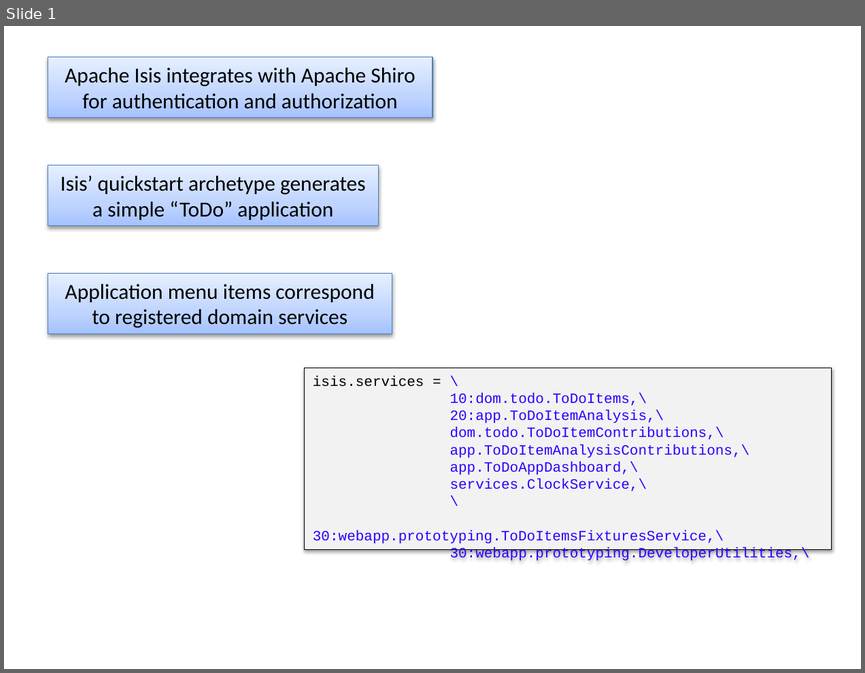
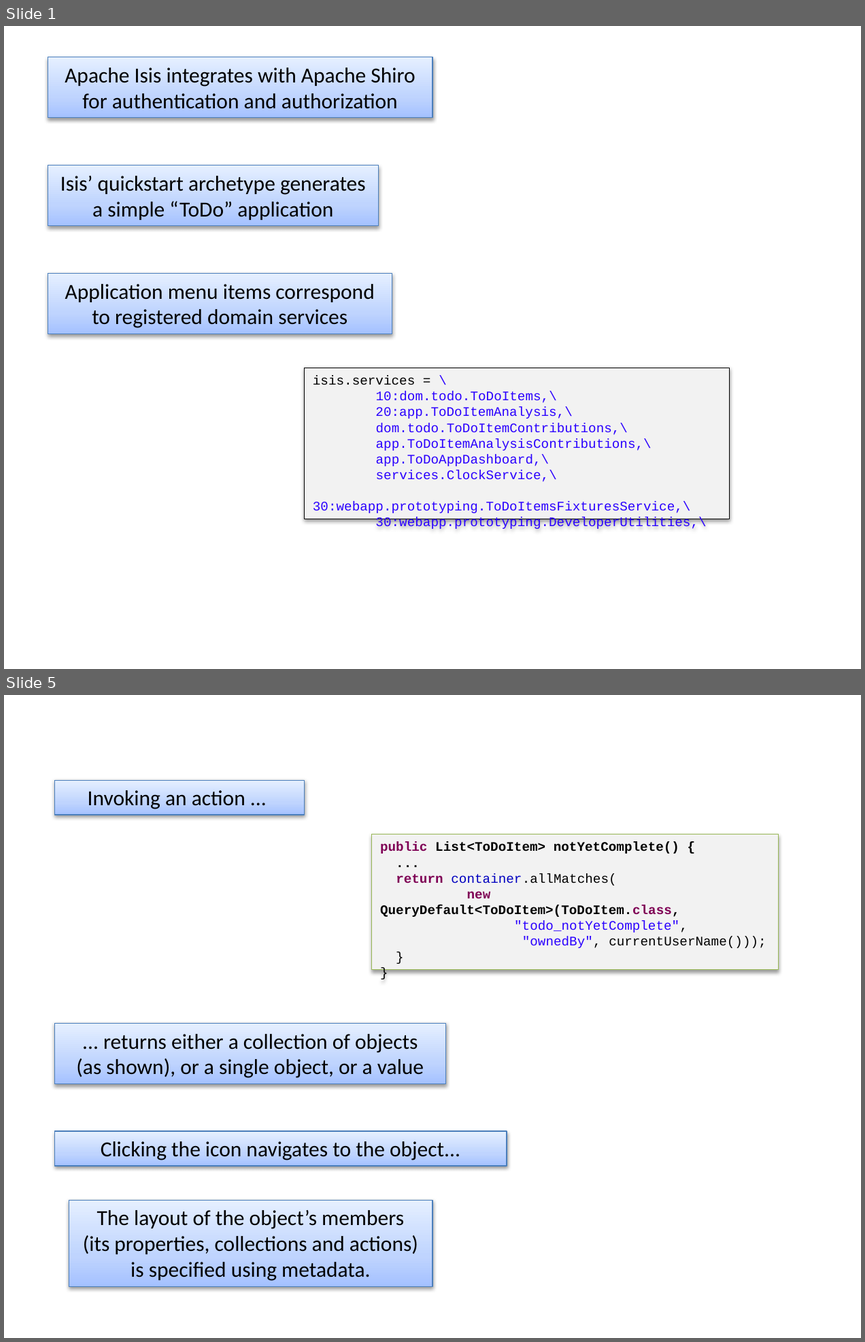
Before and after one commit to apache/causeway-site, a slide deck: content/images/screenshots2/screenshot-captions.pptx. Shown one above the other, each under a label of ours: slide 1 before the commit, slides 1 and 5 after it; the slides between them are not shown. The pictures are 865x673 and 865x1342 pixels, drawn with LibreOffice and Linux fonts; fonts in the diff are those of the drawing. Boxes give left, top, right and bottom in pixels: in the first picture for what was removed or moved away, otherwise in the second. Text is boxed around its words. In the diff, an @@ line names an element or a change of style, - is before the commit and + after.

```diff
--- a/content/images/screenshots2/screenshot-captions.pptx
+++ b/content/images/screenshots2/screenshot-captions.pptx
@@ slide 5 added at box(4, 695, 861, 1338), background #FFFFFF @@
@@ rectangle added at box(54, 780, 304, 814), fill gradient #A4C4FF to #BFD4FF to #E6EEFF, outline #4B7EBC 0.75 pt, 18 pt, text #000000 @@
+Invoking an action ...
@@ rectangle added at box(372, 834, 779, 969), fill #F2F2F2, outline #98B955 0.75 pt, 11 pt, text #000000, bold @@
+public List<ToDoItem> notYetComplete() {
+...
+return container.allMatches(
+new QueryDefault<ToDoItem>(ToDoItem.class,
+"todo_notYetComplete",
+"ownedBy", currentUserName()));
+}
+}
@@ rectangle added at box(54, 1023, 446, 1084), fill gradient #A4C4FF to #BFD4FF to #E6EEFF, outline #4B7EBC 0.75 pt, 18 pt, text #000000 @@
+... returns either a collection of objects
+(as shown), or a single object, or a value
@@ rectangle added at box(54, 1131, 507, 1166), fill gradient #A4C4FF to #BFD4FF to #E6EEFF, outline #4B7EBC 0.75 pt, 18 pt, text #000000 @@
+Clicking the icon navigates to the object...
@@ rectangle added at box(69, 1200, 432, 1286), fill gradient #A4C4FF to #BFD4FF to #E6EEFF, outline #4B7EBC 0.75 pt, 18 pt, text #000000 @@
+The layout of the object’s members
+(its properties, collections and actions)
+is specified using metadata.
@@ slide 1 changed as well @@
@@ text in rectangle at box(304, 368, 729, 520): paragraph removed @@
-\
@@ rectangle "isis.services = \": place and size @@
-rectangle "isis.services = \" at box(304, 368, 831, 550)
+rectangle "isis.services = \" at box(304, 368, 729, 520)
@@ rectangle "isis.services = \" at box(304, 368, 729, 520): size 12 to 11 pt @@
```
Also in this commit, not shown: 2 other slides changed, 4 other slides added, 1 slide removed, 29 other files.
